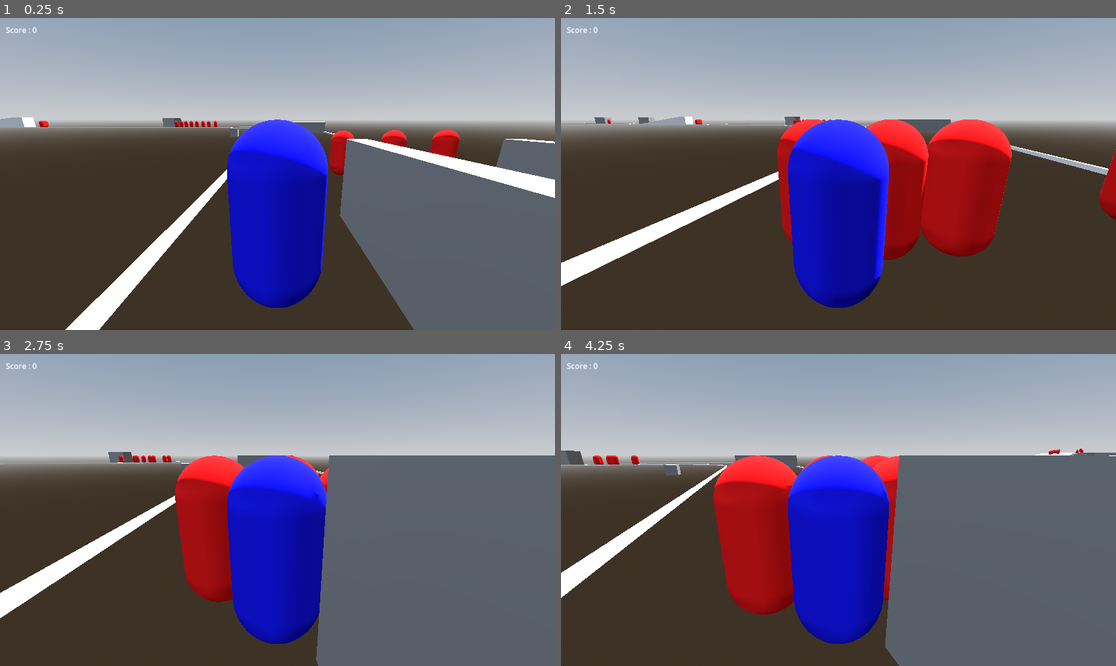
Above: before the commit, frames 1-4 (two rows, left to right).
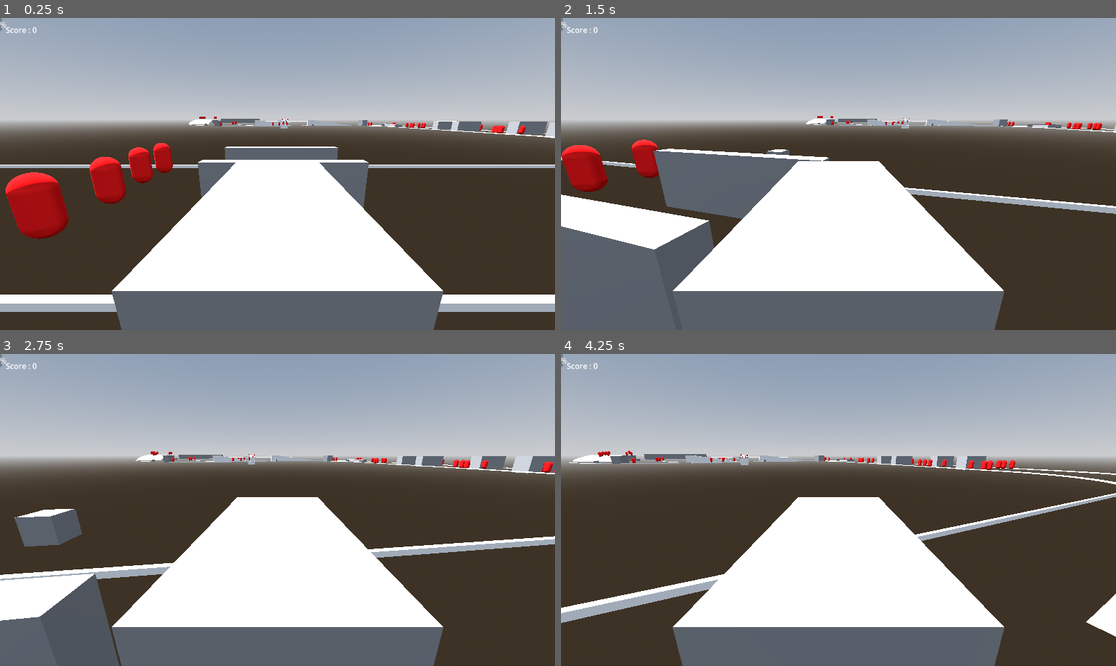
Above: after the commit, the same moments.

Repository: HM22-code/projet-MCG
Game: Godot game, scene res://scenes/niveau_1/stage_1.tscn
Same seed, same stepped clock (60 frames per second), same inputs: the game is played once before the commit and once after it. This scene is started directly instead of the project's main scene.
Inputs (mouse positions are in pixels of both pictures, inside the frame that each line leads up to):
- Up to frame 1 (0.25 s): no input
- Up to frame 2 (1.5 s): tap Enter (ui_accept) at 0.5, 0.6 s; move the mouse to (866, 174) at 0.52 s; hold Space (saut) 0.53-1.28 s; hold Up (ui_up) from 0.53 s (still down); move the mouse to (810, 174) at 1.27 s; tap Space (saut) at 1.35 s
- Up to frame 3 (2.75 s): keep holding Up (ui_up); tap Space (saut) at 1.52, 1.82 s; tap Enter (ui_accept) at 1.55, 2.1 s; move the mouse to (288, 503) at 2.02 s; hold Space (saut) from 2.03 s (still down)
- Up to frame 4 (4.25 s): keep holding Up (ui_up); move the mouse to (832, 516) at 2.77 s; release Space (saut) at 2.78 s; tap Enter (ui_accept) at 2.85 s; tap Space (saut) at 3.02, 3.32 s; move the mouse to (877, 513) at 3.52 s; hold Space (saut) from 3.53 s (still down)

The runs differ from the first frame. In frame 1, 48% of the frame differs, in the area x 0-100%, y 0-100%; in frame 2, 48%; in frame 3, 53%; in frame 4, 50%.

Commit message:
joueur dans voiture de base ajouter à Stage 1

Diff:
--- a/entities/player/player.gd
+++ b/entities/player/player.gd
@@ -1,9 +1,10 @@
 extends CharacterBody3D
 
-const SPEED = 5.0
-const JUMP_VELOCITY = 4.5
+var SPEED = 5.0 #valeurs différents dans classe enfant player_carS
+var JUMP_VELOCITY = 4.5
 
 @onready var score_label: Label = $Camera3D/CanvasLayer/ScoreLabel
+@onready var progress_bar: ProgressBar = $Camera3D/CanvasLayer/LifeBar
 
 func _physics_process(delta: float) -> void:
 	# Gravité
--- a/entities/player/player.tscn
+++ b/entities/player/player.tscn
@@ -31,3 +31,7 @@
 offset_right = 52.0
 offset_bottom = 36.0
 text = "Score :"
+
+[node name="LifeBar" type="ProgressBar" parent="Camera3D/CanvasLayer"]
+offset_right = 4.0
+offset_bottom = 27.0
--- a/entities/player_car/player_car.gd
+++ b/entities/player_car/player_car.gd
@@ -1,28 +1,7 @@
-extends CharacterBody3D
+extends "res://entities/player/player.gd"
+#Profiter des méthodes de base
 
-
-const SPEED = 5.0
-const JUMP_VELOCITY = 4.5
-
-
-func _physics_process(delta: float) -> void:
-	# Add the gravity.
-	if not is_on_floor():
-		velocity += get_gravity() * delta
-
-	# Handle jump.
-	if Input.is_action_just_pressed("ui_accept") and is_on_floor():
-		velocity.y = JUMP_VELOCITY
-
-	# Get the input direction and handle the movement/deceleration.
-	# As good practice, you should replace UI actions with custom gameplay actions.
-	var input_dir := Input.get_vector("ui_left", "ui_right", "ui_up", "ui_down")
-	var direction := (transform.basis * Vector3(input_dir.x, 0, input_dir.y)).normalized()
-	if direction:
-		velocity.x = direction.x * SPEED
-		velocity.z = direction.z * SPEED
-	else:
-		velocity.x = move_toward(velocity.x, 0, SPEED)
-		velocity.z = move_toward(velocity.z, 0, SPEED)
-
-	move_and_slide()
+func _ready():
+	super._ready() #Player readz
+	SPEED = 20.0
+	JUMP_VELOCITY = 0 #Voiture peut pas sauter
--- a/entities/player_car/player_car.tscn
+++ b/entities/player_car/player_car.tscn
@@ -1,6 +1,34 @@
-[gd_scene format=3 uid="uid://byfn07skd8226"]
+[gd_scene load_steps=4 format=3 uid="uid://byfn07skd8226"]
 
 [ext_resource type="Script" uid="uid://du50mi5w86ctg" path="res://entities/player_car/player_car.gd" id="1_k5itg"]
 
-[node name="Player" type="CharacterBody3D" unique_id=923608163]
+[sub_resource type="BoxShape3D" id="BoxShape3D_k5itg"]
+size = Vector3(2, 2, 4)
+
+[sub_resource type="BoxMesh" id="BoxMesh_wmwku"]
+size = Vector3(2, 2, 4)
+
+[node name="Player" type="CharacterBody3D"]
 script = ExtResource("1_k5itg")
+
+[node name="CollisionShape3D" type="CollisionShape3D" parent="."]
+shape = SubResource("BoxShape3D_k5itg")
+
+[node name="MeshInstance3D" type="MeshInstance3D" parent="."]
+mesh = SubResource("BoxMesh_wmwku")
+
+[node name="Camera3D" type="Camera3D" parent="."]
+transform = Transform3D(1, 0, 0, 0, 0.9659259, 0.25881907, 0, -0.25881907, 0.9659258, 0, 2, 3)
+
+[node name="CanvasLayer" type="CanvasLayer" parent="Camera3D"]
+
+[node name="ScoreLabel" type="Label" parent="Camera3D/CanvasLayer"]
+offset_left = 12.0
+offset_top = 13.0
+offset_right = 52.0
+offset_bottom = 36.0
+text = "Score :"
+
+[node name="LifeBar" type="ProgressBar" parent="Camera3D/CanvasLayer"]
+offset_right = 4.0
+offset_bottom = 27.0
--- a/project.godot
+++ b/project.godot
@@ -16,7 +16,7 @@
 
 config/name="Projet-MCG"
 run/main_scene="uid://b23ft8yqe4ys1"
-config/features=PackedStringArray("4.6", "Forward Plus")
+config/features=PackedStringArray("4.5", "Forward Plus")
 config/icon="res://icon.svg"
 
 [autoload]
--- a/scenes/niveau_1/stage_1.tscn
+++ b/scenes/niveau_1/stage_1.tscn
@@ -3,8 +3,8 @@
 [ext_resource type="PackedScene" uid="uid://bayi1q2r2ond4" path="res://entities/zombie/zombie.tscn" id="1_vrt2j"]
 [ext_resource type="MeshLibrary" uid="uid://wgwr1huw0mvf" path="res://mesh_library/mesh_library_stage_1.tres" id="2_fertp"]
 [ext_resource type="Script" uid="uid://bhplyu7ul1bxb" path="res://scenes/niveau_1/spawner.gd" id="3_202f3"]
-[ext_resource type="PackedScene" uid="uid://b5hm2qiq84uxs" path="res://entities/player/player.tscn" id="4_v4e7x"]
 [ext_resource type="PackedScene" uid="uid://bsfcuyov1kqm7" path="res://menus/pause_menu/pause_menu.tscn" id="5_37lgv"]
+[ext_resource type="PackedScene" uid="uid://byfn07skd8226" path="res://entities/player_car/player_car.tscn" id="5_rq0lh"]
 
 [sub_resource type="ProceduralSkyMaterial" id="ProceduralSkyMaterial_ac5kk"]
 sky_horizon_color = Color(0.66224277, 0.6717428, 0.6867428, 1)
@@ -211,6 +211,7 @@
 [node name="CollisionShape3D" type="CollisionShape3D" parent="NavigationRegion3D/other obstacles/o9/StaticBody3D"]
 shape = SubResource("ConcavePolygonShape3D_thldd")
 
-[node name="player" parent="." instance=ExtResource("4_v4e7x")]
-
 [node name="PauseMenu" parent="." instance=ExtResource("5_37lgv")]
+
+[node name="Player" parent="." instance=ExtResource("5_rq0lh")]
+transform = Transform3D(-4.371139e-08, 0, -1, 0, 1, 0, 1, 0, -4.371139e-08, 0, 1, 0)
